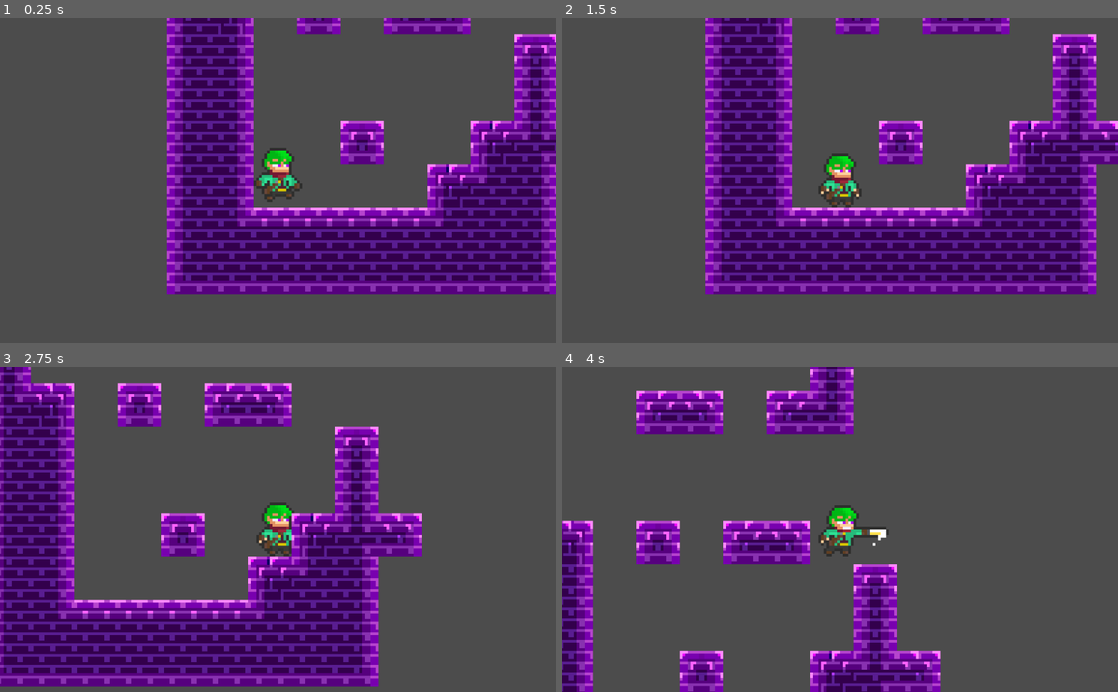
Above: before the commit, frames 1-4 (two rows, left to right).
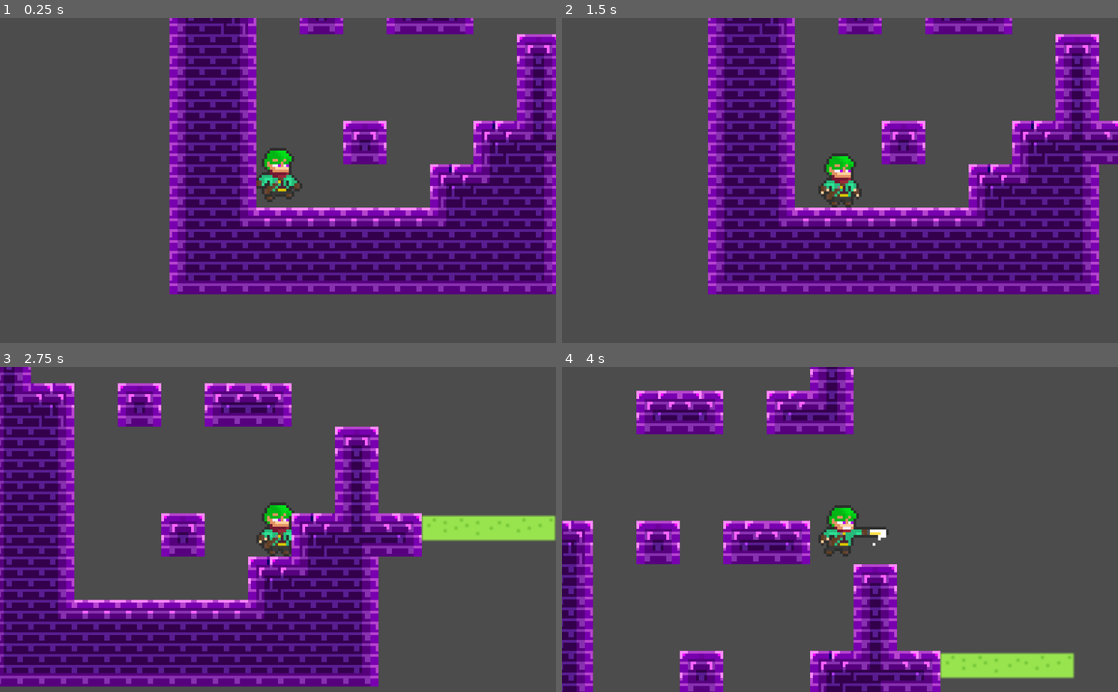
Above: after the commit, the same moments.

Repository: zachreid-96/GODOT-CPT-200
Game: Godot game, scene res://scenes/Maps/Level 1.tscn
Same seed, same stepped clock (60 frames per second), same inputs: the game is played once before the commit and once after it.
Inputs:
- Up to frame 1 (0.25 s): no input
- Up to frame 2 (1.5 s): hold E (attack) 0.53-1.28 s; hold D (move_right) from 0.53 s (still down); tap Space (move_jump) at 0.77 s; tap E (attack) at 1.35 s
- Up to frame 3 (2.75 s): tap Space (move_jump) at 1.52 s; release D (move_right) at 2.03 s; hold A (move_left) from 2.03 s (still down); hold E (attack) from 2.03 s (still down)
- Up to frame 4 (4 s): release A (move_left) at 2.78 s; release E (attack) at 2.78 s; hold D (move_right) from 2.78 s (still down); tap E (attack) at 2.85 s; tap Space (move_jump) at 3.02, 3.77 s; hold E (attack) from 3.53 s (still down)

The runs differ from the first frame. In frame 1, 9.0% of the frame differs, in the area x 30-100%, y 0-86%; in frame 2, 9.6%, in the area x 25-100%, y 0-86%; in frame 3, 2.0%; in frame 4, 2.0%.

Commit message:
Collision with slime
added collision to slime and added function that causes player to respawn at beginning of level when touched.

Diff:
--- /dev/null
+++ b/scenes/Enemys/Slime/Slime.gd
@@ -0,0 +1,5 @@
+extends Area2D
+
+func _on_Slime_body_entered(body: Node) -> void:
+	if body.get_name() == "Player":
+		body.respawn()
--- /dev/null
+++ b/scenes/Enemys/Slime/Slime.tscn
@@ -0,0 +1,19 @@
+[gd_scene load_steps=4 format=2]
+
+[ext_resource path="res://assets/enemies/slime_test.png" type="Texture" id=1]
+[ext_resource path="res://scenes/Enemys/Slime/Slime.gd" type="Script" id=2]
+
+[sub_resource type="RectangleShape2D" id=1]
+extents = Vector2( 24.5, 4.5 )
+
+[node name="Slime" type="Area2D"]
+script = ExtResource( 2 )
+
+[node name="Sprite" type="Sprite" parent="."]
+texture = ExtResource( 1 )
+
+[node name="CollisionShape2D" type="CollisionShape2D" parent="."]
+position = Vector2( 1.5, -12.5 )
+shape = SubResource( 1 )
+
+[connection signal="body_entered" from="." to="." method="_on_Slime_body_entered"]
--- a/scenes/Maps/Level 1.tscn
+++ b/scenes/Maps/Level 1.tscn
@@ -1,8 +1,9 @@
-[gd_scene load_steps=52 format=2]
+[gd_scene load_steps=53 format=2]
 
 [ext_resource path="res://assets/tiles/autotile_directions.png" type="Texture" id=1]
 [ext_resource path="res://assets/audio/cave_theme_2.wav" type="AudioStream" id=2]
 [ext_resource path="res://scenes/Players/Player.tscn" type="PackedScene" id=3]
+[ext_resource path="res://scenes/Enemys/Slime/Slime.tscn" type="PackedScene" id=4]
 
 [sub_resource type="ConvexPolygonShape2D" id=1]
 points = PoolVector2Array( 0, 0, 16, 0, 16, 16, 0, 16 )
@@ -456,7 +457,7 @@
 [node name="Node2D" type="Node2D"]
 
 [node name="Player" parent="." instance=ExtResource( 3 )]
-position = Vector2( 9, -2 )
+position = Vector2( 8, -2 )
 
 [node name="Camera2D" type="Camera2D" parent="Player"]
 position = Vector2( 0, -10 )
@@ -472,3 +473,6 @@
 [node name="AudioStreamPlayer" type="AudioStreamPlayer" parent="."]
 stream = ExtResource( 2 )
 autoplay = true
+
+[node name="Slime" parent="." instance=ExtResource( 4 )]
+position = Vector2( 151, -14 )
--- a/scenes/Players/Player.tscn
+++ b/scenes/Players/Player.tscn
@@ -82,6 +82,94 @@
 atlas = ExtResource( 1 )
 region = Rect2( 288, 64, 32, 32 )
 
+[sub_resource type="AtlasTexture" id=15]
+atlas = ExtResource( 1 )
+region = Rect2( 0, 160, 32, 32 )
+
+[sub_resource type="AtlasTexture" id=16]
+atlas = ExtResource( 1 )
+region = Rect2( 32, 160, 32, 32 )
+
+[sub_resource type="AtlasTexture" id=17]
+atlas = ExtResource( 1 )
+region = Rect2( 64, 160, 32, 32 )
+
+[sub_resource type="AtlasTexture" id=18]
+atlas = ExtResource( 1 )
+region = Rect2( 96, 160, 32, 32 )
+
+[sub_resource type="AtlasTexture" id=78]
+atlas = ExtResource( 1 )
+region = Rect2( 128, 160, 32, 32 )
+
+[sub_resource type="AtlasTexture" id=81]
+atlas = ExtResource( 1 )
+region = Rect2( 160, 160, 32, 32 )
+
+[sub_resource type="AtlasTexture" id=82]
+atlas = ExtResource( 1 )
+region = Rect2( 192, 160, 32, 32 )
+
+[sub_resource type="AtlasTexture" id=51]
+atlas = ExtResource( 1 )
+region = Rect2( 0, 0, 32, 32 )
+
+[sub_resource type="AtlasTexture" id=52]
+atlas = ExtResource( 1 )
+region = Rect2( 320, 0, 32, 32 )
+
+[sub_resource type="AtlasTexture" id=31]
+atlas = ExtResource( 1 )
+region = Rect2( 0, 0, 32, 32 )
+
+[sub_resource type="AtlasTexture" id=32]
+atlas = ExtResource( 1 )
+region = Rect2( 320, 0, 32, 32 )
+
+[sub_resource type="AtlasTexture" id=33]
+atlas = ExtResource( 1 )
+region = Rect2( 32, 0, 32, 32 )
+
+[sub_resource type="AtlasTexture" id=34]
+atlas = ExtResource( 1 )
+region = Rect2( 64, 0, 32, 32 )
+
+[sub_resource type="AtlasTexture" id=35]
+atlas = ExtResource( 1 )
+region = Rect2( 96, 0, 32, 32 )
+
+[sub_resource type="AtlasTexture" id=36]
+atlas = ExtResource( 1 )
+region = Rect2( 128, 0, 32, 32 )
+
+[sub_resource type="AtlasTexture" id=37]
+atlas = ExtResource( 1 )
+region = Rect2( 160, 0, 32, 32 )
+
+[sub_resource type="AtlasTexture" id=38]
+atlas = ExtResource( 1 )
+region = Rect2( 192, 0, 32, 32 )
+
+[sub_resource type="AtlasTexture" id=39]
+atlas = ExtResource( 1 )
+region = Rect2( 224, 0, 32, 32 )
+
+[sub_resource type="AtlasTexture" id=40]
+atlas = ExtResource( 1 )
+region = Rect2( 256, 0, 32, 32 )
+
+[sub_resource type="AtlasTexture" id=41]
+atlas = ExtResource( 1 )
+region = Rect2( 288, 0, 32, 32 )
+
+[sub_resource type="AtlasTexture" id=42]
+atlas = ExtResource( 1 )
+region = Rect2( 352, 0, 32, 32 )
+
+[sub_resource type="AtlasTexture" id=43]
+atlas = ExtResource( 1 )
+region = Rect2( 384, 0, 32, 32 )
+
 [sub_resource type="AtlasTexture" id=53]
 atlas = ExtResource( 1 )
 region = Rect2( 0, 96, 32, 32 )
@@ -122,6 +210,46 @@
 atlas = ExtResource( 1 )
 region = Rect2( 288, 96, 32, 32 )
 
+[sub_resource type="AtlasTexture" id=63]
+atlas = ExtResource( 1 )
+region = Rect2( 0, 128, 32, 32 )
+
+[sub_resource type="AtlasTexture" id=64]
+atlas = ExtResource( 1 )
+region = Rect2( 32, 128, 32, 32 )
+
+[sub_resource type="AtlasTexture" id=65]
+atlas = ExtResource( 1 )
+region = Rect2( 64, 128, 32, 32 )
+
+[sub_resource type="AtlasTexture" id=66]
+atlas = ExtResource( 1 )
+region = Rect2( 96, 128, 32, 32 )
+
+[sub_resource type="AtlasTexture" id=67]
+atlas = ExtResource( 1 )
+region = Rect2( 128, 128, 32, 32 )
+
+[sub_resource type="AtlasTexture" id=68]
+atlas = ExtResource( 1 )
+region = Rect2( 160, 128, 32, 32 )
+
+[sub_resource type="AtlasTexture" id=69]
+atlas = ExtResource( 1 )
+region = Rect2( 192, 128, 32, 32 )
+
+[sub_resource type="AtlasTexture" id=70]
+atlas = ExtResource( 1 )
+region = Rect2( 224, 128, 32, 32 )
+
+[sub_resource type="AtlasTexture" id=71]
+atlas = ExtResource( 1 )
+region = Rect2( 256, 128, 32, 32 )
+
+[sub_resource type="AtlasTexture" id=72]
+atlas = ExtResource( 1 )
+region = Rect2( 288, 128, 32, 32 )
+
 [sub_resource type="AtlasTexture" id=73]
 atlas = ExtResource( 1 )
 region = Rect2( 0, 192, 32, 32 )
@@ -165,134 +293,6 @@
 [sub_resource type="AtlasTexture" id=50]
 atlas = ExtResource( 1 )
 region = Rect2( 192, 224, 32, 32 )
-
-[sub_resource type="AtlasTexture" id=15]
-atlas = ExtResource( 1 )
-region = Rect2( 0, 160, 32, 32 )
-
-[sub_resource type="AtlasTexture" id=16]
-atlas = ExtResource( 1 )
-region = Rect2( 32, 160, 32, 32 )
-
-[sub_resource type="AtlasTexture" id=17]
-atlas = ExtResource( 1 )
-region = Rect2( 64, 160, 32, 32 )
-
-[sub_resource type="AtlasTexture" id=18]
-atlas = ExtResource( 1 )
-region = Rect2( 96, 160, 32, 32 )
-
-[sub_resource type="AtlasTexture" id=78]
-atlas = ExtResource( 1 )
-region = Rect2( 128, 160, 32, 32 )
-
-[sub_resource type="AtlasTexture" id=31]
-atlas = ExtResource( 1 )
-region = Rect2( 0, 0, 32, 32 )
-
-[sub_resource type="AtlasTexture" id=32]
-atlas = ExtResource( 1 )
-region = Rect2( 320, 0, 32, 32 )
-
-[sub_resource type="AtlasTexture" id=33]
-atlas = ExtResource( 1 )
-region = Rect2( 32, 0, 32, 32 )
-
-[sub_resource type="AtlasTexture" id=34]
-atlas = ExtResource( 1 )
-region = Rect2( 64, 0, 32, 32 )
-
-[sub_resource type="AtlasTexture" id=35]
-atlas = ExtResource( 1 )
-region = Rect2( 96, 0, 32, 32 )
-
-[sub_resource type="AtlasTexture" id=36]
-atlas = ExtResource( 1 )
-region = Rect2( 128, 0, 32, 32 )
-
-[sub_resource type="AtlasTexture" id=37]
-atlas = ExtResource( 1 )
-region = Rect2( 160, 0, 32, 32 )
-
-[sub_resource type="AtlasTexture" id=38]
-atlas = ExtResource( 1 )
-region = Rect2( 192, 0, 32, 32 )
-
-[sub_resource type="AtlasTexture" id=39]
-atlas = ExtResource( 1 )
-region = Rect2( 224, 0, 32, 32 )
-
-[sub_resource type="AtlasTexture" id=40]
-atlas = ExtResource( 1 )
-region = Rect2( 256, 0, 32, 32 )
-
-[sub_resource type="AtlasTexture" id=41]
-atlas = ExtResource( 1 )
-region = Rect2( 288, 0, 32, 32 )
-
-[sub_resource type="AtlasTexture" id=42]
-atlas = ExtResource( 1 )
-region = Rect2( 352, 0, 32, 32 )
-
-[sub_resource type="AtlasTexture" id=43]
-atlas = ExtResource( 1 )
-region = Rect2( 384, 0, 32, 32 )
-
-[sub_resource type="AtlasTexture" id=81]
-atlas = ExtResource( 1 )
-region = Rect2( 160, 160, 32, 32 )
-
-[sub_resource type="AtlasTexture" id=82]
-atlas = ExtResource( 1 )
-region = Rect2( 192, 160, 32, 32 )
-
-[sub_resource type="AtlasTexture" id=51]
-atlas = ExtResource( 1 )
-region = Rect2( 0, 0, 32, 32 )
-
-[sub_resource type="AtlasTexture" id=52]
-atlas = ExtResource( 1 )
-region = Rect2( 320, 0, 32, 32 )
-
-[sub_resource type="AtlasTexture" id=63]
-atlas = ExtResource( 1 )
-region = Rect2( 0, 128, 32, 32 )
-
-[sub_resource type="AtlasTexture" id=64]
-atlas = ExtResource( 1 )
-region = Rect2( 32, 128, 32, 32 )
-
-[sub_resource type="AtlasTexture" id=65]
-atlas = ExtResource( 1 )
-region = Rect2( 64, 128, 32, 32 )
-
-[sub_resource type="AtlasTexture" id=66]
-atlas = ExtResource( 1 )
-region = Rect2( 96, 128, 32, 32 )
-
-[sub_resource type="AtlasTexture" id=67]
-atlas = ExtResource( 1 )
-region = Rect2( 128, 128, 32, 32 )
-
-[sub_resource type="AtlasTexture" id=68]
-atlas = ExtResource( 1 )
-region = Rect2( 160, 128, 32, 32 )
-
-[sub_resource type="AtlasTexture" id=69]
-atlas = ExtResource( 1 )
-region = Rect2( 192, 128, 32, 32 )
-
-[sub_resource type="AtlasTexture" id=70]
-atlas = ExtResource( 1 )
-region = Rect2( 224, 128, 32, 32 )
-
-[sub_resource type="AtlasTexture" id=71]
-atlas = ExtResource( 1 )
-region = Rect2( 256, 128, 32, 32 )
-
-[sub_resource type="AtlasTexture" id=72]
-atlas = ExtResource( 1 )
-region = Rect2( 288, 128, 32, 32 )
 
 [sub_resource type="SpriteFrames" id=77]
 animations = [ {
@@ -306,11 +306,41 @@
 "name": "Attack1",
 "speed": 5.0
 }, {
+"frames": [ SubResource( 15 ), SubResource( 16 ), SubResource( 17 ), SubResource( 18 ) ],
+"loop": false,
+"name": "Jump",
+"speed": 6.0
+}, {
+"frames": [ SubResource( 78 ), SubResource( 78 ) ],
+"loop": true,
+"name": "Fall",
+"speed": 5.0
+}, {
+"frames": [ SubResource( 81 ), SubResource( 82 ) ],
+"loop": true,
+"name": "Duck",
+"speed": 5.0
+}, {
+"frames": [ SubResource( 51 ), SubResource( 51 ), SubResource( 52 ) ],
+"loop": true,
+"name": "Default",
+"speed": 2.0
+}, {
+"frames": [ SubResource( 31 ), SubResource( 32 ), SubResource( 33 ), SubResource( 34 ), SubResource( 35 ), SubResource( 36 ), SubResource( 37 ), SubResource( 38 ), SubResource( 39 ), SubResource( 40 ), SubResource( 41 ), SubResource( 42 ), SubResource( 43 ) ],
+"loop": true,
+"name": "Idle",
+"speed": 8.0
+}, {
 "frames": [ SubResource( 53 ), SubResource( 54 ), SubResource( 55 ), SubResource( 56 ), SubResource( 57 ), SubResource( 58 ), SubResource( 59 ), SubResource( 60 ), SubResource( 61 ), SubResource( 62 ) ],
 "loop": false,
 "name": "Attack2",
 "speed": 10.0
 }, {
+"frames": [ SubResource( 63 ), SubResource( 64 ), SubResource( 65 ), SubResource( 66 ), SubResource( 67 ), SubResource( 68 ), SubResource( 69 ), SubResource( 70 ), SubResource( 71 ), SubResource( 72 ) ],
+"loop": false,
+"name": "Attack3",
+"speed": 10.0
+}, {
 "frames": [ SubResource( 73 ), SubResource( 74 ), SubResource( 75 ), SubResource( 76 ) ],
 "loop": false,
 "name": "Hurt",
@@ -319,36 +349,6 @@
 "frames": [ SubResource( 44 ), SubResource( 45 ), SubResource( 46 ), SubResource( 47 ), SubResource( 48 ), SubResource( 49 ), SubResource( 50 ) ],
 "loop": false,
 "name": "Death",
-"speed": 10.0
-}, {
-"frames": [ SubResource( 15 ), SubResource( 16 ), SubResource( 17 ), SubResource( 18 ) ],
-"loop": false,
-"name": "Jump",
-"speed": 6.0
-}, {
-"frames": [ SubResource( 78 ), SubResource( 78 ) ],
-"loop": true,
-"name": "Fall",
-"speed": 5.0
-}, {
-"frames": [ SubResource( 31 ), SubResource( 32 ), SubResource( 33 ), SubResource( 34 ), SubResource( 35 ), SubResource( 36 ), SubResource( 37 ), SubResource( 38 ), SubResource( 39 ), SubResource( 40 ), SubResource( 41 ), SubResource( 42 ), SubResource( 43 ) ],
-"loop": true,
-"name": "Idle",
-"speed": 8.0
-}, {
-"frames": [ SubResource( 81 ), SubResource( 82 ) ],
-"loop": true,
-"name": "Duck",
-"speed": 5.0
-}, {
-"frames": [ SubResource( 51 ), SubResource( 51 ), SubResource( 52 ) ],
-"loop": true,
-"name": "Default",
-"speed": 2.0
-}, {
-"frames": [ SubResource( 63 ), SubResource( 64 ), SubResource( 65 ), SubResource( 66 ), SubResource( 67 ), SubResource( 68 ), SubResource( 69 ), SubResource( 70 ), SubResource( 71 ), SubResource( 72 ) ],
-"loop": false,
-"name": "Attack3",
 "speed": 10.0
 } ]
 
--- a/scripts/Player.gd
+++ b/scripts/Player.gd
@@ -97,3 +97,7 @@
 func _on_SwordHit_area_entered(area):
 		if area.is_in_group("hurtbox"):
 			area.take_damage()
+
+func respawn():
+	position.x = 8
+	position.y = -2
Binary file added: assets/enemies/spikes.png
